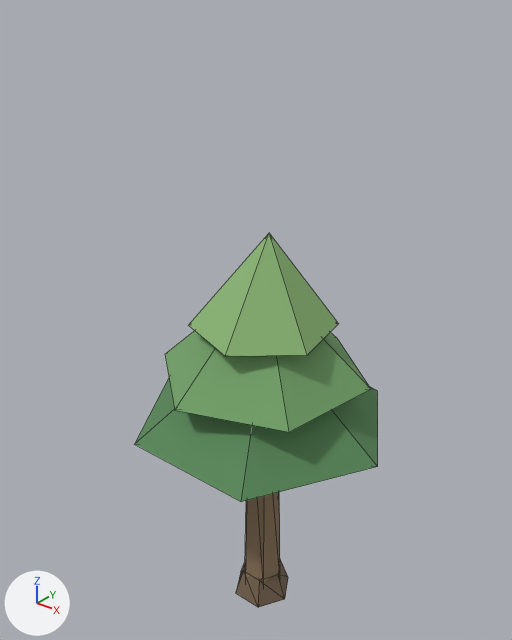
The glTF model public/models/lp/tree.glb, before and after one commit.
Rendered twice from a 50 mm camera at (3.44, -4.41, 5.85) aimed at (-0.15, 0.08, 3.07). Every picture has the same lights, and +X, +Y and +Z are marked at lower left. The picture after the commit comes second. Mesh edges are drawn as thin lines. Vertices at exactly the same position are counted once.

Script lines for the objects in view, before the commit:
```python
me_tree = bpy.data.meshes.new('Tree')
me_tree.from_pydata(...)  # 45 vertices, 70 faces; spans x -1.22..1.22, y -1.06..1.06, z 0.0..3.94
# faces by material slot: [20, 20, 10, 10, 10]
me_tree.materials.append(mat_bark_dark)  # brown #796550
me_tree.materials.append(mat_bark)  # brown #90795d
me_tree.materials.append(mat_leaf_dark)  # green #598959
me_tree.materials.append(mat_leaf)  # green #73a269
me_tree.materials.append(mat_leaf_light)  # green #8bb676
ob_tree = bpy.data.objects.new('Tree', me_tree)
ob_tree.location = (0.0, 0.0, 0.0)
```
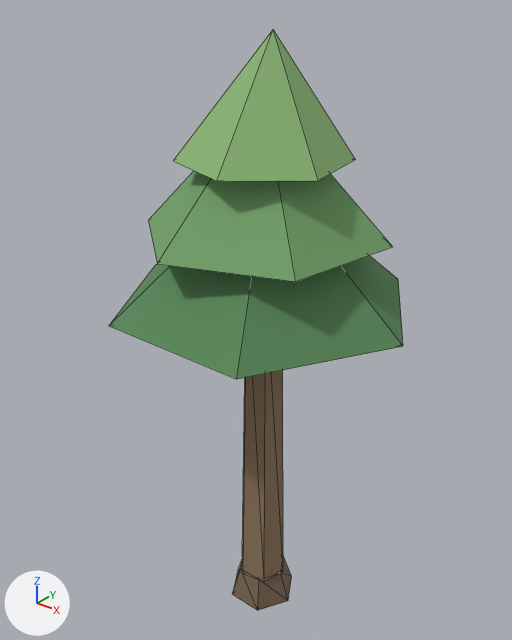
Location of each change, (x1, y1, x2, y2) in pixels of the pictures (512 x 640 px; the box of a moved part takes in the faces that stretch with it):
'Tree', reshaped (21% wider, 55% taller)
    before: (135, 233, 378, 607)
    after: (109, 30, 403, 610)
part 1 of me_tree, moved or reshaped
    before: (236, 560, 288, 607)
    after: (233, 556, 292, 610)
part 2 of me_tree, moved or reshaped
    before: (245, 492, 280, 584)
    after: (242, 370, 283, 581)
part 3 of me_tree, moved or reshaped
    before: (135, 378, 378, 502)
    after: (109, 255, 403, 379)
part 4 of me_tree, moved or reshaped
    before: (165, 331, 371, 432)
    after: (148, 171, 393, 282)
part 5 of me_tree, moved or reshaped
    before: (189, 233, 339, 356)
    after: (173, 30, 355, 181)

The change, as a list of edits to the scene's bpy script:
```text
Change me_tree:
    used by ob_tree; location = (0.0, 0.0, 0.0)
    remove me_tree.from_pydata(...)  # 45 vertices, 70 faces; spans x -1.22..1.22, y -1.06..1.06, z 0.0..3.94
    add me_tree.from_pydata(...)  # 45 vertices, 70 faces; spans x -1.34..1.34, y -1.16..1.16, z 0.0..5.5
    me_tree part 1: the loose piece of 12 vertices spanning x -0.3..0.3, y -0.26..0.26, z 0.0..0.28 is scaled about the mesh origin by 1.14
    me_tree part 2: the loose piece of 12 vertices spanning x -0.21..0.21, y -0.2..0.2, z 0.13..2.48 is scaled about its middle by (1.14, 1.14, 1.4), then moved by (0.0, 0.0, 0.65)
    me_tree part 3: the loose piece of 7 vertices spanning x -1.22..1.22, y -1.06..1.06, z 2.14..3.09 is scaled about its middle by (1.1, 1.1, 1.21), then moved by (0.0, 0.0, 1.28)
    me_tree part 4: the loose piece of 7 vertices spanning x -0.92..0.92, y -0.97..0.97, z 2.63..3.53 is scaled about its middle by (1.08, 1.08, 1.2), then moved by (0.0, 0.0, 1.4)
    me_tree part 5: the loose piece of 7 vertices spanning x -0.62..0.62, y -0.65..0.65, z 3.1..3.94 is scaled about its middle by (1.09, 1.09, 1.14), then moved by (0.0, 0.0, 1.5)
```
